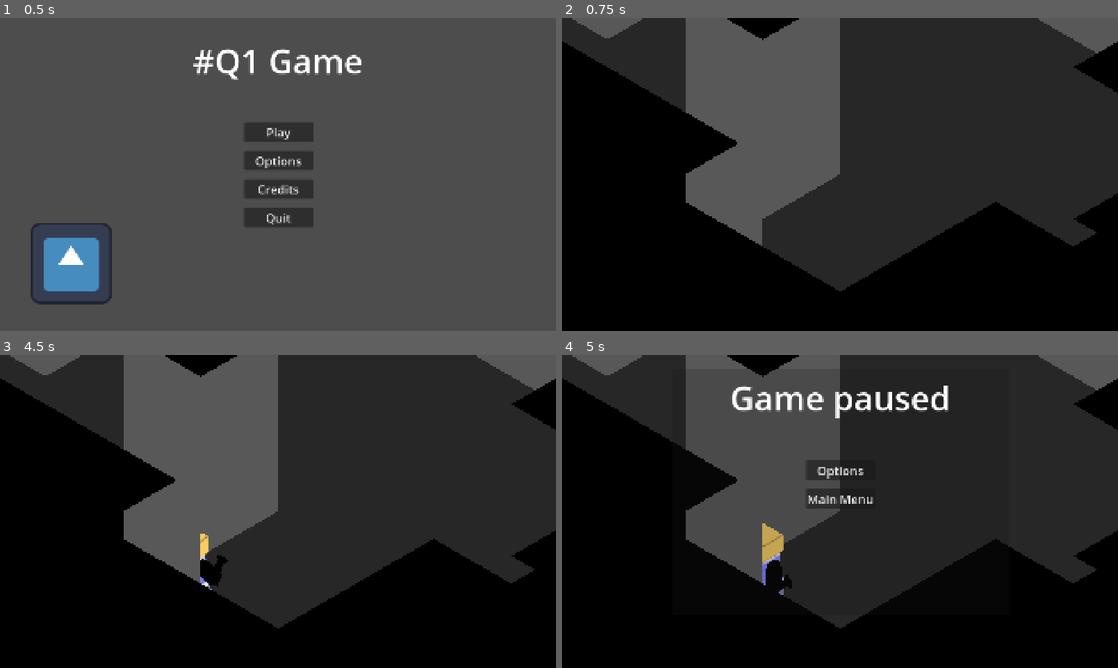
Above: before the commit, frames 1-4 (two rows, left to right).
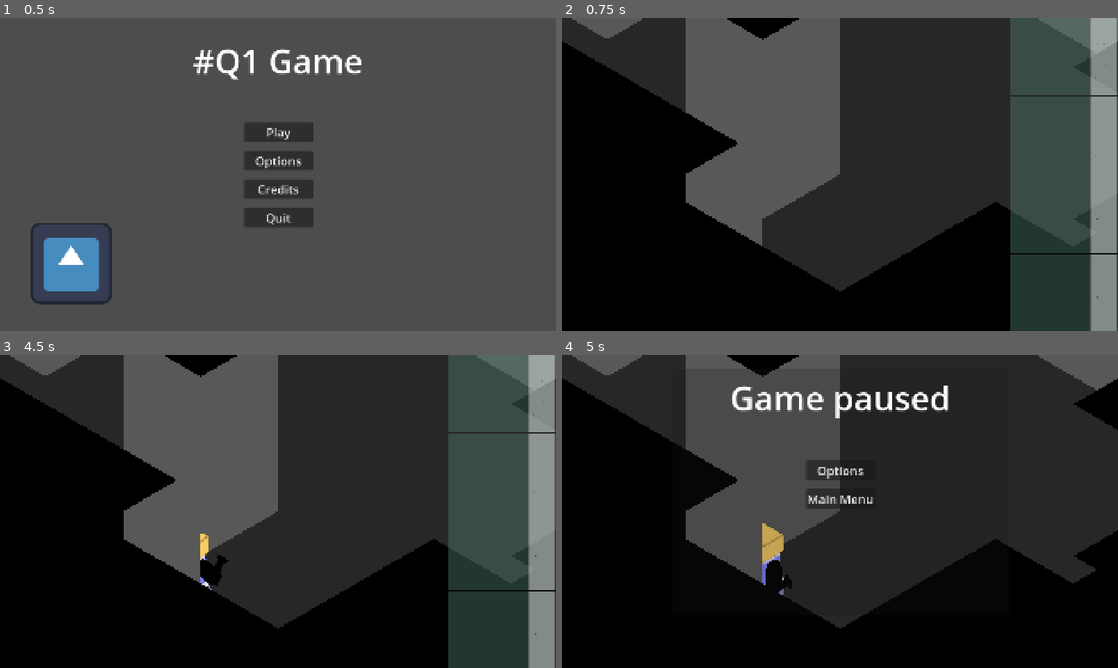
Above: after the commit, the same moments.

Repository: elpozewaunig/Stealay
Game: Godot game, scene res://scenes/MainMenu.tscn
The game is run twice, just before and just after one commit, with the same random seed, the same clock (stepped at 60 frames per second) and the same inputs. The engine's default icon, where the game draws it, is replaced by a stand-in: a white triangle on a blue panel in a dark square.
Inputs:
- Up to frame 1 (0.5 s): no input
- Up to frame 2 (0.75 s): click "Play" at 0.5 s
- Up to frame 3 (4.5 s): tap Enter at 1.25, 2.75 s; tap Space at 2, 3.5 s
- Up to frame 4 (5 s): tap Escape (Escape) at 4.9 s

Frame 1 is identical in both runs. In frame 2, 19% of the frame differs, in the area x 80-100%, y 0-100%; in frame 3, 19%; in frame 4, nothing differs.

Commit message:
Placeholder UI

Diff:
--- /dev/null
+++ b/assets/ui/turing_bandl_instruction_element_ui_scene.tscn
@@ -0,0 +1,156 @@
+[gd_scene load_steps=20 format=3 uid="uid://cxy4hikcjoxb7"]
+
+[ext_resource type="Script" uid="uid://oi8rybdakg5l" path="res://scripts/ui_bandlinstruction.gd" id="1_0xnjm"]
+[ext_resource type="Texture2D" uid="uid://bl7oxsweocw2o" path="res://assets/ui/turingbandlarrowicons/up.png" id="1_8itmi"]
+[ext_resource type="Texture2D" uid="uid://2nu052otf56u" path="res://assets/ui/turingbandlarrowicons/empty.png" id="2_0xnjm"]
+[ext_resource type="Texture2D" uid="uid://45bo3oxe8h6v" path="res://assets/ui/turingbandlarrowicons/down.png" id="3_5ifky"]
+[ext_resource type="Texture2D" uid="uid://dpe143xfk4gv0" path="res://assets/ui/turingbandlarrowicons/left.png" id="4_8308m"]
+[ext_resource type="Texture2D" uid="uid://brssr5d7i7si6" path="res://assets/ui/turingbandlarrowicons/right.png" id="5_mhnxi"]
+[ext_resource type="Texture2D" uid="uid://c8umfhef54iul" path="res://assets/ui/turingbandlarrowicons/hide.png" id="6_urn0h"]
+[ext_resource type="Texture2D" uid="uid://7qxcvhr2tmlp" path="res://assets/ui/turingbandlarrowicons/selectionsymbol.png" id="8_8308m"]
+[ext_resource type="Texture2D" uid="uid://byu231mdxjm12" path="res://assets/ui/turingbandlarrowicons/notselectionsymbol.png" id="9_mhnxi"]
+
+[sub_resource type="StyleBoxFlat" id="StyleBoxFlat_ojfeb"]
+bg_color = Color(0.447059, 0.72549, 0.647059, 0.709804)
+
+[sub_resource type="StyleBoxTexture" id="StyleBoxTexture_pcu6u"]
+texture = ExtResource("1_8itmi")
+
+[sub_resource type="StyleBoxTexture" id="StyleBoxTexture_48324"]
+texture = ExtResource("3_5ifky")
+
+[sub_resource type="StyleBoxTexture" id="StyleBoxTexture_s88lv"]
+texture = ExtResource("4_8308m")
+
+[sub_resource type="StyleBoxTexture" id="StyleBoxTexture_0de6y"]
+texture = ExtResource("5_mhnxi")
+
+[sub_resource type="StyleBoxTexture" id="StyleBoxTexture_60um3"]
+texture = ExtResource("6_urn0h")
+
+[sub_resource type="StyleBoxTexture" id="StyleBoxTexture_0xnjm"]
+texture = ExtResource("2_0xnjm")
+
+[sub_resource type="StyleBoxFlat" id="StyleBoxFlat_8itmi"]
+bg_color = Color(0.490717, 0.63602, 0.604071, 1)
+
+[sub_resource type="StyleBoxTexture" id="StyleBoxTexture_urn0h"]
+texture = ExtResource("8_8308m")
+
+[sub_resource type="StyleBoxTexture" id="StyleBoxTexture_mhnxi"]
+texture = ExtResource("9_mhnxi")
+
+[node name="TuringBandlInstruction" type="Control" node_paths=PackedStringArray("UpArrowSymbol", "DownArrowSymbol", "LeftArrowSymbol", "RightArrowSymbol", "HideArrowSymbol", "EmptyArrowSymbol", "SelectionRibbon")]
+layout_mode = 3
+anchors_preset = 0
+size_flags_horizontal = 3
+size_flags_vertical = 3
+script = ExtResource("1_0xnjm")
+UpArrowSymbol = NodePath("HBoxContainer/BandlSymbol/UpArrow")
+DownArrowSymbol = NodePath("HBoxContainer/BandlSymbol/DownArrow")
+LeftArrowSymbol = NodePath("HBoxContainer/BandlSymbol/LeftArrow")
+RightArrowSymbol = NodePath("HBoxContainer/BandlSymbol/RightArrow")
+HideArrowSymbol = NodePath("HBoxContainer/BandlSymbol/HideArrow")
+EmptyArrowSymbol = NodePath("HBoxContainer/BandlSymbol/EmptyArrow")
+SelectionRibbon = NodePath("HBoxContainer/SelectionRibbon")
+
+[node name="HBoxContainer" type="HBoxContainer" parent="."]
+layout_mode = 1
+anchors_preset = 15
+anchor_right = 1.0
+anchor_bottom = 1.0
+grow_horizontal = 2
+grow_vertical = 2
+
+[node name="BandlSymbol" type="Panel" parent="HBoxContainer"]
+layout_mode = 2
+size_flags_horizontal = 3
+theme_override_styles/panel = SubResource("StyleBoxFlat_ojfeb")
+
+[node name="UpArrow" type="Panel" parent="HBoxContainer/BandlSymbol"]
+visible = false
+layout_mode = 1
+anchors_preset = 15
+anchor_right = 1.0
+anchor_bottom = 1.0
+grow_horizontal = 2
+grow_vertical = 2
+theme_override_styles/panel = SubResource("StyleBoxTexture_pcu6u")
+
+[node name="DownArrow" type="Panel" parent="HBoxContainer/BandlSymbol"]
+visible = false
+layout_mode = 1
+anchors_preset = 15
+anchor_right = 1.0
+anchor_bottom = 1.0
+grow_horizontal = 2
+grow_vertical = 2
+theme_override_styles/panel = SubResource("StyleBoxTexture_48324")
+
+[node name="LeftArrow" type="Panel" parent="HBoxContainer/BandlSymbol"]
+visible = false
+layout_mode = 1
+anchors_preset = 15
+anchor_right = 1.0
+anchor_bottom = 1.0
+grow_horizontal = 2
+grow_vertical = 2
+theme_override_styles/panel = SubResource("StyleBoxTexture_s88lv")
+
+[node name="RightArrow" type="Panel" parent="HBoxContainer/BandlSymbol"]
+visible = false
+layout_mode = 1
+anchors_preset = 15
+anchor_right = 1.0
+anchor_bottom = 1.0
+grow_horizontal = 2
+grow_vertical = 2
+theme_override_styles/panel = SubResource("StyleBoxTexture_0de6y")
+
+[node name="HideArrow" type="Panel" parent="HBoxContainer/BandlSymbol"]
+visible = false
+layout_mode = 1
+anchors_preset = 15
+anchor_right = 1.0
+anchor_bottom = 1.0
+grow_horizontal = 2
+grow_vertical = 2
+theme_override_styles/panel = SubResource("StyleBoxTexture_60um3")
+
+[node name="EmptyArrow" type="Panel" parent="HBoxContainer/BandlSymbol"]
+layout_mode = 1
+anchors_preset = 15
+anchor_right = 1.0
+anchor_bottom = 1.0
+grow_horizontal = 2
+grow_vertical = 2
+theme_override_styles/panel = SubResource("StyleBoxTexture_0xnjm")
+
+[node name="SelectionRibbon" type="Panel" parent="HBoxContainer"]
+layout_mode = 2
+size_flags_horizontal = 3
+size_flags_stretch_ratio = 0.33
+theme_override_styles/panel = SubResource("StyleBoxFlat_8itmi")
+
+[node name="SelectionIcon" type="Panel" parent="HBoxContainer/SelectionRibbon"]
+visible = false
+layout_mode = 1
+anchors_preset = 15
+anchor_right = 1.0
+anchor_bottom = 1.0
+offset_left = -4.0
+offset_right = -4.0
+grow_horizontal = 2
+grow_vertical = 2
+theme_override_styles/panel = SubResource("StyleBoxTexture_urn0h")
+
+[node name="NotSelectIcon" type="Panel" parent="HBoxContainer/SelectionRibbon"]
+layout_mode = 1
+anchors_preset = 15
+anchor_right = 1.0
+anchor_bottom = 1.0
+offset_left = -4.0
+offset_right = -4.0
+grow_horizontal = 2
+grow_vertical = 2
+theme_override_styles/panel = SubResource("StyleBoxTexture_mhnxi")
--- a/scenes/GameScene.tscn
+++ b/scenes/GameScene.tscn
@@ -1,8 +1,9 @@
-[gd_scene load_steps=17 format=3 uid="uid://bk3bgljl4ox8h"]
+[gd_scene load_steps=18 format=3 uid="uid://bk3bgljl4ox8h"]
 
 [ext_resource type="Theme" uid="uid://cb6idjbop8kw2" path="res://assets/sprites/CheckButtonBetter/BetterButton.tres" id="1_vh257"]
 [ext_resource type="Script" uid="uid://d0klmhrydubhb" path="res://scripts/game_manager.gd" id="1_xy3my"]
 [ext_resource type="PackedScene" uid="uid://blbae5xp247m5" path="res://assets/models/map/Map.tscn" id="3_cxv17"]
+[ext_resource type="PackedScene" uid="uid://cxy4hikcjoxb7" path="res://assets/ui/turing_bandl_instruction_element_ui_scene.tscn" id="3_xs4ih"]
 [ext_resource type="PackedScene" uid="uid://cb36gbar6tdv" path="res://assets/guard.tscn" id="4_18ig4"]
 [ext_resource type="PackedScene" uid="uid://b44tvfhd3lcf1" path="res://assets/player.tscn" id="5_7s5hy"]
 
@@ -297,6 +298,48 @@
 text = "Settings"
 horizontal_alignment = 1
 
+[node name="TuringBandlUI" type="Control" parent="."]
+layout_mode = 3
+anchors_preset = 15
+anchor_right = 1.0
+anchor_bottom = 1.0
+grow_horizontal = 2
+grow_vertical = 2
+size_flags_horizontal = 3
+size_flags_vertical = 3
+
+[node name="Panel" type="Panel" parent="TuringBandlUI"]
+modulate = Color(1, 1, 1, 0.384314)
+layout_mode = 1
+anchors_preset = 11
+anchor_left = 1.0
+anchor_right = 1.0
+anchor_bottom = 1.0
+offset_left = -372.0
+grow_horizontal = 0
+grow_vertical = 2
+
+[node name="VBoxContainer" type="VBoxContainer" parent="TuringBandlUI/Panel"]
+layout_mode = 1
+anchors_preset = 15
+anchor_right = 1.0
+anchor_bottom = 1.0
+grow_horizontal = 2
+grow_vertical = 2
+size_flags_horizontal = 3
+
+[node name="TuringBandlInstruction" parent="TuringBandlUI/Panel/VBoxContainer" instance=ExtResource("3_xs4ih")]
+layout_mode = 2
+
+[node name="TuringBandlInstruction2" parent="TuringBandlUI/Panel/VBoxContainer" instance=ExtResource("3_xs4ih")]
+layout_mode = 2
+
+[node name="TuringBandlInstruction3" parent="TuringBandlUI/Panel/VBoxContainer" instance=ExtResource("3_xs4ih")]
+layout_mode = 2
+
+[node name="TuringBandlInstruction4" parent="TuringBandlUI/Panel/VBoxContainer" instance=ExtResource("3_xs4ih")]
+layout_mode = 2
+
 [node name="Map" parent="." instance=ExtResource("3_cxv17")]
 transform = Transform3D(5, 0, 0, 0, 5, 0, 0, 0, 5, -16.5, 1.5, -19.5)
 
--- a/scripts/game_manager.gd
+++ b/scripts/game_manager.gd
@@ -6,5 +6,6 @@
 func _process(_delta):
 	if Input.is_action_just_pressed("Escape"):
 		$"../PauseMenu".visible = not $"../PauseMenu".visible
+		$"../TuringBandlUI".visible = not $"../TuringBandlUI".visible
 		get_tree().paused = not get_tree().paused
 		$"../PauseMenu".resetUI()
--- /dev/null
+++ b/scripts/ui_bandlinstruction.gd
@@ -0,0 +1,71 @@
+extends Control
+
+@export var UpArrowSymbol: Control
+@export var DownArrowSymbol: Control
+@export var LeftArrowSymbol: Control
+@export var RightArrowSymbol: Control
+@export var HideArrowSymbol: Control
+@export var EmptyArrowSymbol: Control
+@export var SelectionRibbon: Control
+
+enum movement {
+	UP,
+	DOWN,
+	RIGHT,
+	LEFT,
+	HIDE
+	}
+
+func _ready() -> void:
+	UpArrowSymbol.hide()
+	DownArrowSymbol.hide()
+	LeftArrowSymbol.hide()
+	RightArrowSymbol.hide()
+	HideArrowSymbol.hide()
+	EmptyArrowSymbol.hide()
+
+func change_visibility(sel: movement, empty) -> void:
+	if (sel == movement.UP):
+		UpArrowSymbol.show()
+		DownArrowSymbol.hide()
+		LeftArrowSymbol.hide()
+		RightArrowSymbol.hide()
+		HideArrowSymbol.hide()
+		EmptyArrowSymbol.hide()
+	elif (sel == movement.DOWN):
+		UpArrowSymbol.hide()
+		DownArrowSymbol.show()
+		LeftArrowSymbol.hide()
+		RightArrowSymbol.hide()
+		HideArrowSymbol.hide()
+		EmptyArrowSymbol.hide()
+	elif (sel == movement.LEFT):
+		UpArrowSymbol.hide()
+		DownArrowSymbol.hide()
+		LeftArrowSymbol.show()
+		RightArrowSymbol.hide()
+		HideArrowSymbol.hide()
+		EmptyArrowSymbol.hide()
+	elif (sel == movement.RIGHT):
+		UpArrowSymbol.hide()
+		DownArrowSymbol.hide()
+		LeftArrowSymbol.hide()
+		RightArrowSymbol.show()
+		HideArrowSymbol.hide()
+		EmptyArrowSymbol.hide()
+	elif (sel == movement.HIDE):
+		UpArrowSymbol.hide()
+		DownArrowSymbol.hide()
+		LeftArrowSymbol.hide()
+		RightArrowSymbol.hide()
+		HideArrowSymbol.show()
+		EmptyArrowSymbol.hide()
+	elif (empty):
+		UpArrowSymbol.hide()
+		DownArrowSymbol.hide()
+		LeftArrowSymbol.hide()
+		RightArrowSymbol.hide()
+		HideArrowSymbol.hide()
+		EmptyArrowSymbol.show()
+	else:
+		push_error("Falash!!!")
Binary file added: assets/ui/turingbandlarrowicons/down.png
Not shown, added: assets/ui/turingbandlarrowicons/down.png.import
Binary file added: assets/ui/turingbandlarrowicons/empty.png
Not shown, added: assets/ui/turingbandlarrowicons/empty.png.import
Binary file added: assets/ui/turingbandlarrowicons/hide.png
Not shown, added: assets/ui/turingbandlarrowicons/hide.png.import
Binary file added: assets/ui/turingbandlarrowicons/left.png
Not shown, added: assets/ui/turingbandlarrowicons/left.png.import
Binary file added: assets/ui/turingbandlarrowicons/notselectionsymbol.png
Not shown, added: assets/ui/turingbandlarrowicons/notselectionsymbol.png.import
Binary file added: assets/ui/turingbandlarrowicons/right.png
Not shown, added: assets/ui/turingbandlarrowicons/right.png.import
(and 5 more such lines)
